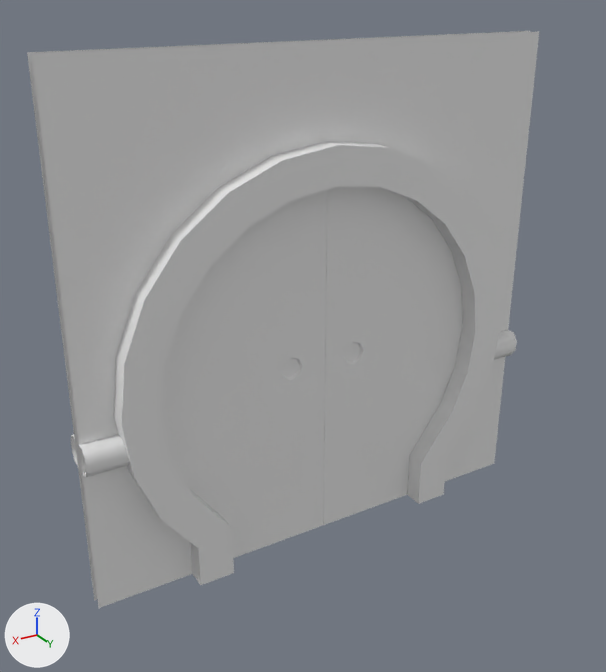
The FBX model Marble/Assets/_MARBLE/_STEVEN/Prefabs/Original/____Modular_Pieces/Modular_Pieces_4x4_Door.FBX, before and after one commit.
Both versions are drawn from a camera (50 mm lens) standing at (51.05, 5.38, 13.74) and looking at (48.02, 0.32, 11.21). The lights are fixed; the arrows at lower left show +X, +Y and +Z.

The first picture shows 'Door_4x4', 'Door_4x4_L', 'Door_4x4_R'.
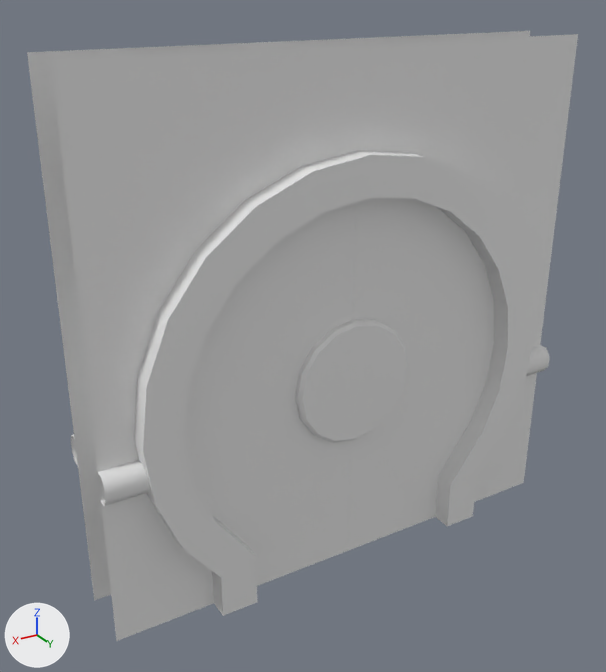
What the commit changed:
me_mesh_001 is used by ob_door_4x4_r; parent ob_door_4x4; location (-2.213, 0.0556, 0.000195).
me_mesh_001 had 79 vertices, 65 faces and spanned x 0.0..1.68, y -0.05..0.05, z 0.0..3.46.
me_mesh_001 now has 129 vertices, 116 faces and spans x -0.5..1.52, y -0.31..0.31, z -1.58..1.54.
me_mesh_001 part 2: 79 vertices removed from x 0.0..1.68, y -0.05..0.05, z 0.0..3.46; 129 vertices added at x -0.5..1.52, y -0.31..0.31, z -1.58..1.54.
me_mesh is used by ob_door_4x4; parent ob_doors; location (5.188, -1.24, -3.283); scale (0.904, 0.904, 0.904).
me_mesh had 352 vertices, 284 faces and spanned x -4.43..0.0, y -0.18..0.29, z 0.0..4.43.
me_mesh now has 352 vertices, 284 faces and spans x -4.43..0.0, y -0.18..0.73, z 0.0..4.43.
me_mesh part 3: the loose piece of 26 vertices spanning x -4.43..0.0, y 0.11, z 0.0..4.43 is moved by (0.0, 0.44, 0.0).
me_mesh part 4: the loose piece of 12 vertices spanning x -0.39..0.0, y 0.11..0.24, z 1.33..1.58 is moved by (0.0, 0.44, 0.0).
me_mesh part 5: the loose piece of 12 vertices spanning x -4.43..-4.03, y 0.11..0.24, z 1.33..1.58 is moved by (0.0, 0.44, 0.0).
Part 6, on me_mesh:
105 vertices in x -4.13..-0.29, y 0.11..0.29, z 0.0..3.67 move by (0.0, 0.44, 0.0).
42 vertices in x -4.13..-0.29, y 0.06, z 0.0..3.67 move by (0.0, 0.22, 0.0).
me_mesh_002 is used by ob_door_4x4_l; parent ob_door_4x4; location (-2.213, 0.0556, 0.000195).
me_mesh_002 had 79 vertices, 61 faces and spanned x -1.68..0.0, y -0.05..0.05, z 0.0..3.46.
me_mesh_002 now has 47 vertices, 36 faces and spans x -1.52..0.0, y -0.25..0.25, z -1.58..1.54.
me_mesh_002 part 1: the whole mesh is rebuilt.
Object 'Door_4x4_R' (ob_door_4x4_r) moves from (-2.213, 0.0556, 0.000195) to (-2.213, 0.276, 1.75).
Object 'Door_4x4_R' (ob_door_4x4_r) is rescaled from (1.0, 1.0, 1.0) to (1.11, 1.11, 1.11).
Object 'Door_4x4_L' (ob_door_4x4_l) moves from (-2.213, 0.0556, 0.000195) to (-2.213, 0.277, 1.75).
Object 'Door_4x4_L' (ob_door_4x4_l) is rescaled from (1.0, 1.0, 1.0) to (1.11, 1.11, 1.11).

Changed parts and their boxes (x1, y1, x2, y2) in the pictures (606 x 672 px; the box of a moved part takes in the faces that stretch with it):
'Door_4x4', reshaped (8% wider)
    before: (27, 31, 539, 608)
    after: (27, 31, 578, 641)
'Door_4x4_R', reshaped, moved, rescaled (36% wider)
    before: (162, 190, 325, 558)
    after: (185, 203, 407, 586)
'Door_4x4_L', reshaped, moved, rescaled
    before: (321, 186, 463, 526)
    after: (347, 198, 494, 551)
part 3 of me_mesh, moved or reshaped
    before: (34, 31, 539, 608)
    after: (62, 34, 578, 641)
part 4 of me_mesh, moved or reshaped
    before: (79, 435, 129, 477)
    after: (98, 460, 150, 506)
part 5 of me_mesh, moved or reshaped
    before: (494, 330, 517, 360)
    after: (526, 345, 550, 376)
part 6 of me_mesh, moved or reshaped
    before: (114, 142, 501, 585)
    after: (134, 151, 534, 616)
